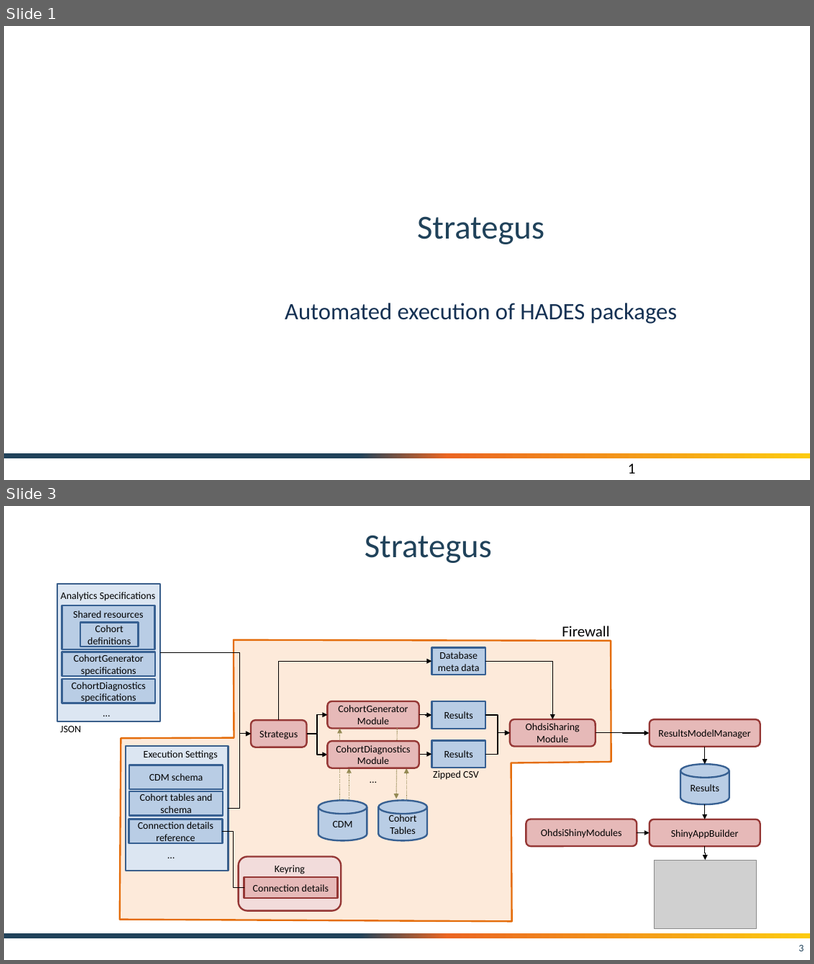
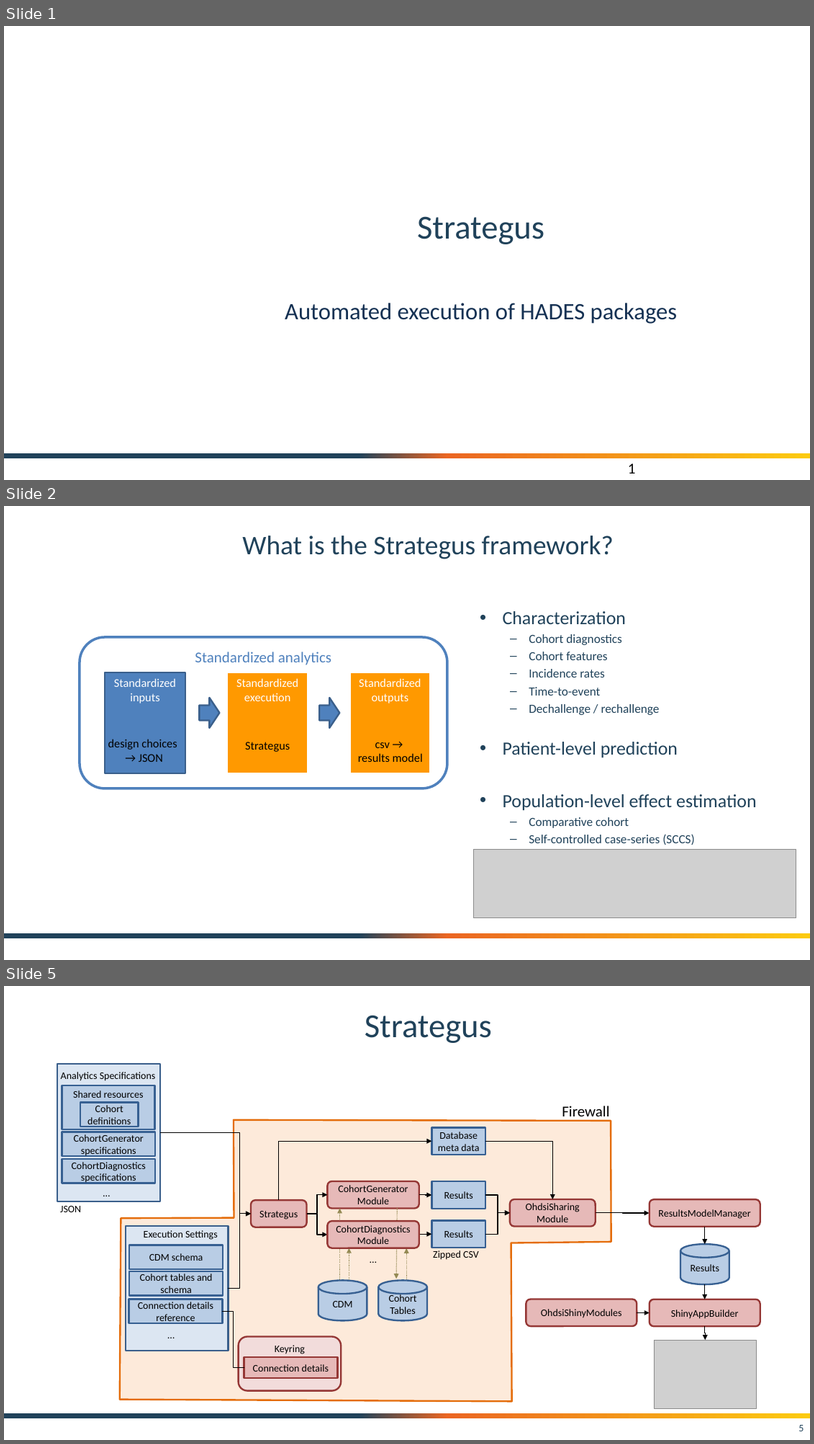
Before and after one commit to OHDSI/Tutorial-Hades, a slide deck: slides/Strategus.pptx. Shown one above the other, each under a label of ours: slides 1 and 3 before the commit, slides 1, 2 and 5 after it; the slides between them are not shown. The pictures are 814x964 and 814x1444 pixels, drawn with LibreOffice and Linux fonts; fonts in the diff are those of the drawing; grey boxes stand for pictures; background and template pictures are left out. Boxes give left, top, right and bottom in pixels: in the first picture for what was removed or moved away, otherwise in the second. Text is boxed around its words. In the diff, an @@ line names an element or a change of style, - is before the commit and + after.

```diff
--- a/slides/Strategus.pptx
+++ b/slides/Strategus.pptx
@@ slide 2 added at box(4, 506, 810, 960), background #FFFFFF; not listed: 1 template element that a slide beside it also shows @@
@@ title added at box(242, 536, 614, 559), 32 pt, text #20425A @@
+What is the Strategus framework?
@@ text added at box(503, 611, 757, 844), 14.8 pt, text #20425A @@
+• Characterization
+  – Cohort diagnostics
+  – Cohort features
+  – Incidence rates
+  – Time-to-event
+  – Dechallenge / rechallenge
+• Patient-level prediction
+• Population-level effect estimation
+  – Comparative cohort
+  – Self-controlled case-series (SCCS)
@@ group added at box(80, 637, 448, 788): 3 rectangles, 3 texts, 2 right arrows, 1 rounded rectangle @@
+Standardized analytics
+Standardized inputs
+Standardized execution
+Standardized outputs
+design choices
+→ JSON
+Strategus
+csv →
+results model
@@ picture added at box(474, 849, 797, 918) @@
@@ what was slide 3 is now slide 5 @@
@@ page number at box(799, 1424, 804, 1431): text changed @@
-3
+5
```
Also in this commit, not shown: 3 other slides added, 2 slides removed, 2 other files.
